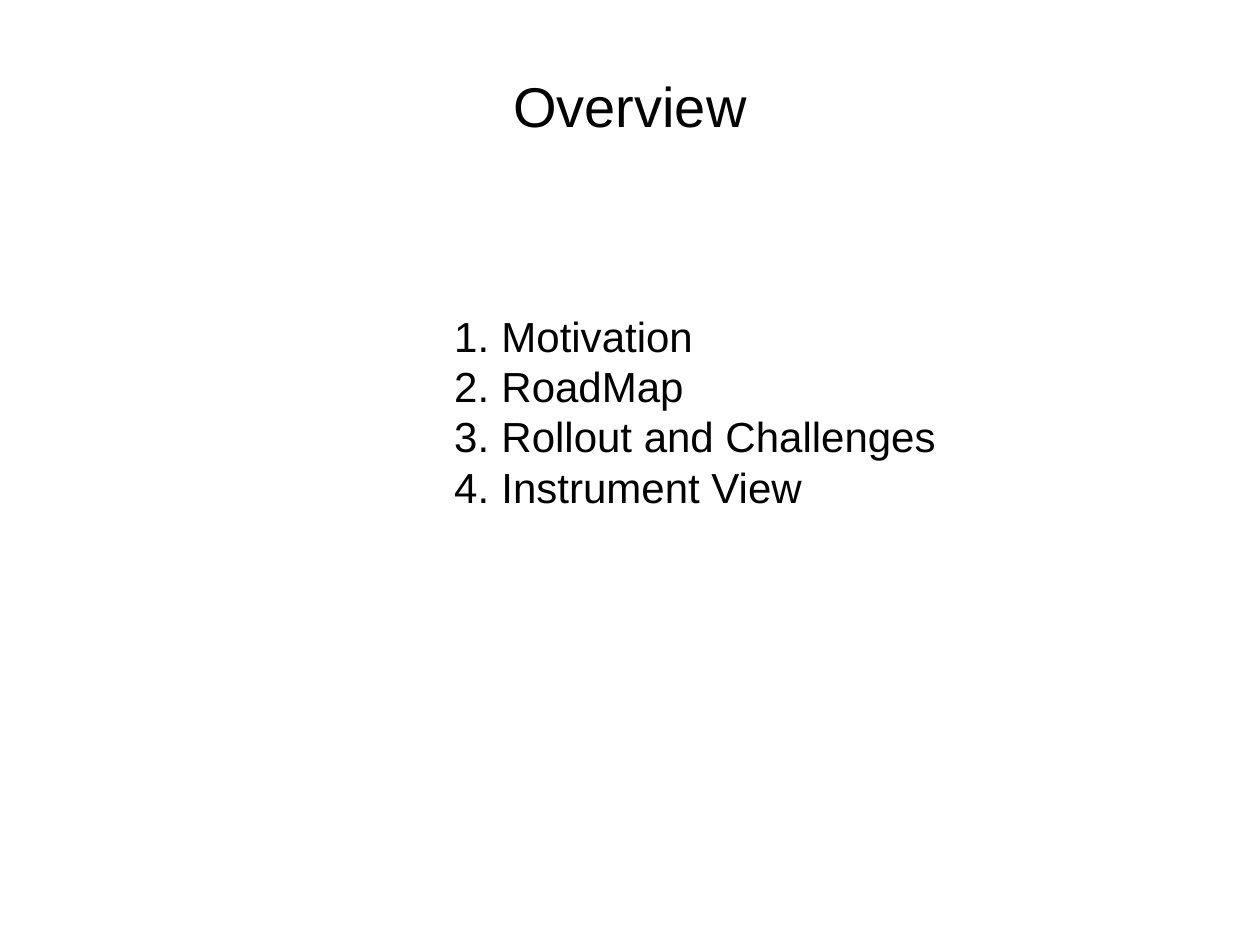
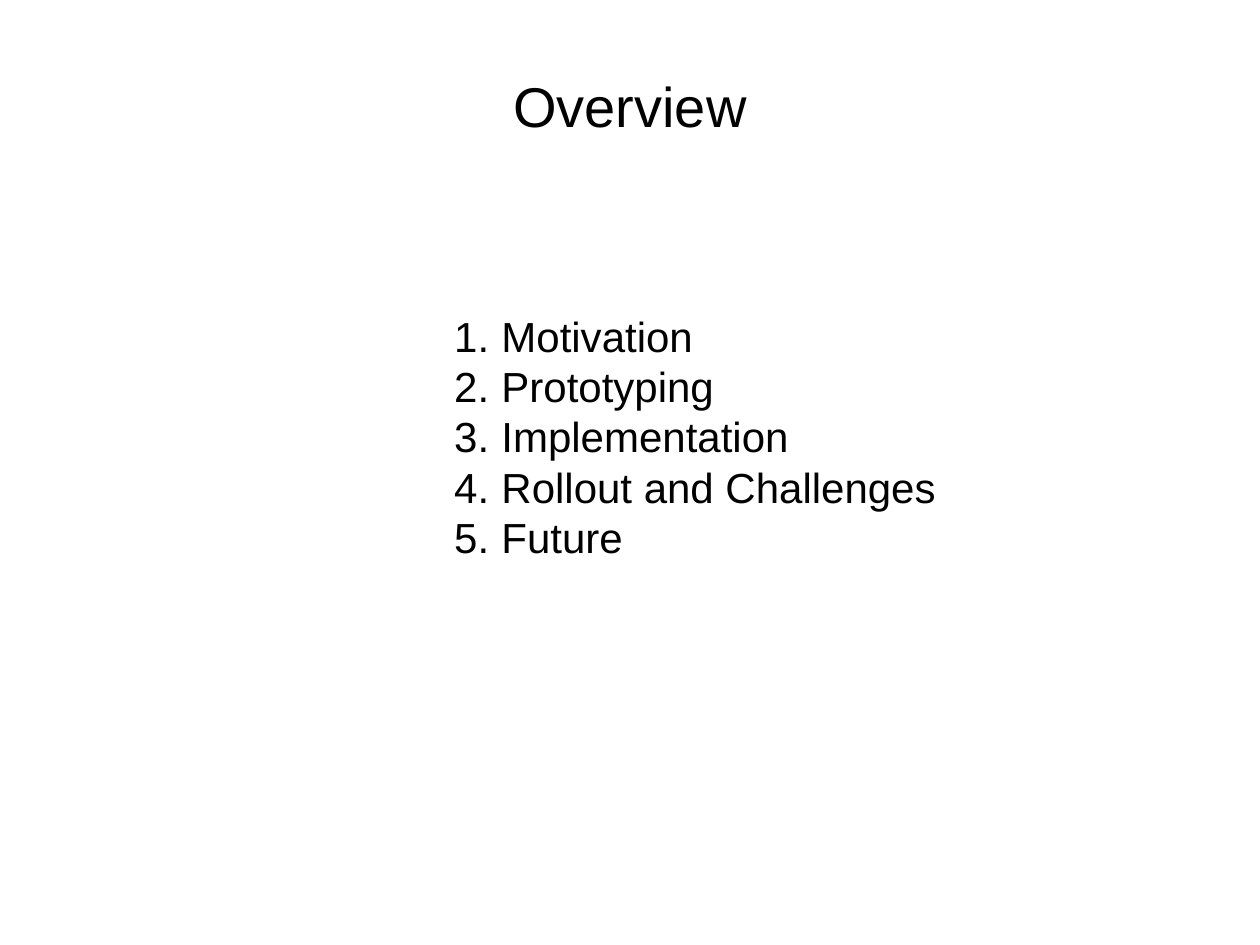
Before and after one commit to ess-dmsc-dram/documents, a slide deck: slide 2 of presentations/Instrument_2_0/Instrument 2.0 Update.pptx. Drawn at 1260x945 pixels with LibreOffice and Linux fonts; fonts in the diff are those of the drawing; background and template pictures are left out. Boxes give left, top, right and bottom in pixels: in the first picture for what was removed or moved away, otherwise in the second. Text is boxed around its words. In the diff, an @@ line names an element or a change of style, - is before the commit and + after.

```diff
--- a/presentations/Instrument_2_0/Instrument 2.0 Update.pptx
+++ b/presentations/Instrument_2_0/Instrument 2.0 Update.pptx
@@ text at bbox=[501, 371, 788, 461]: text changed @@
-2. RoadMap
+2. Prototyping
+3. Implementation
@@ text at bbox=[501, 524, 622, 554]: text changed @@
-4. Instrument View
+5. Future
```
Also in this commit, not shown: 14 other slides changed, 1 slide removed, 1 other file.
